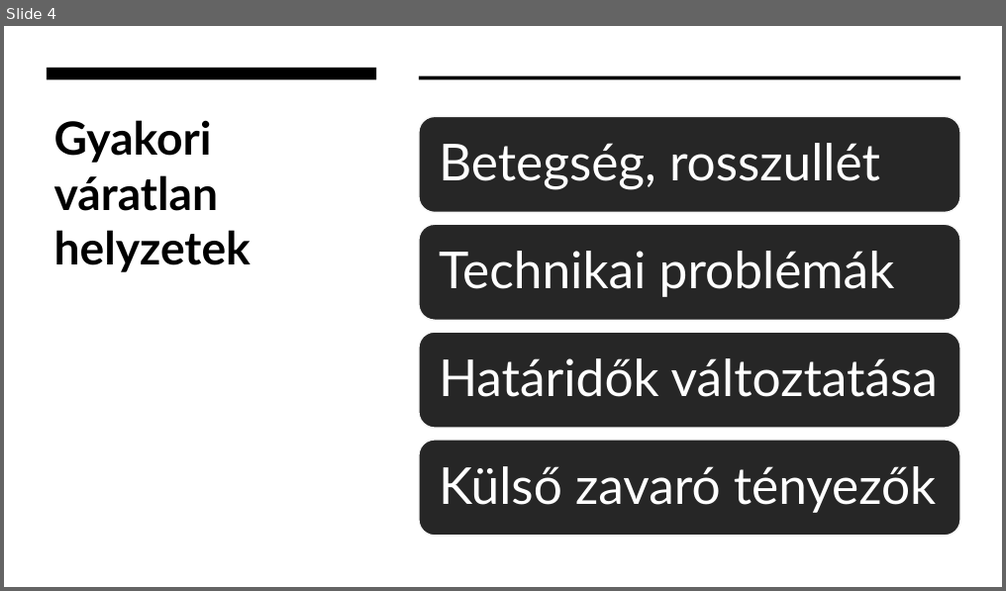
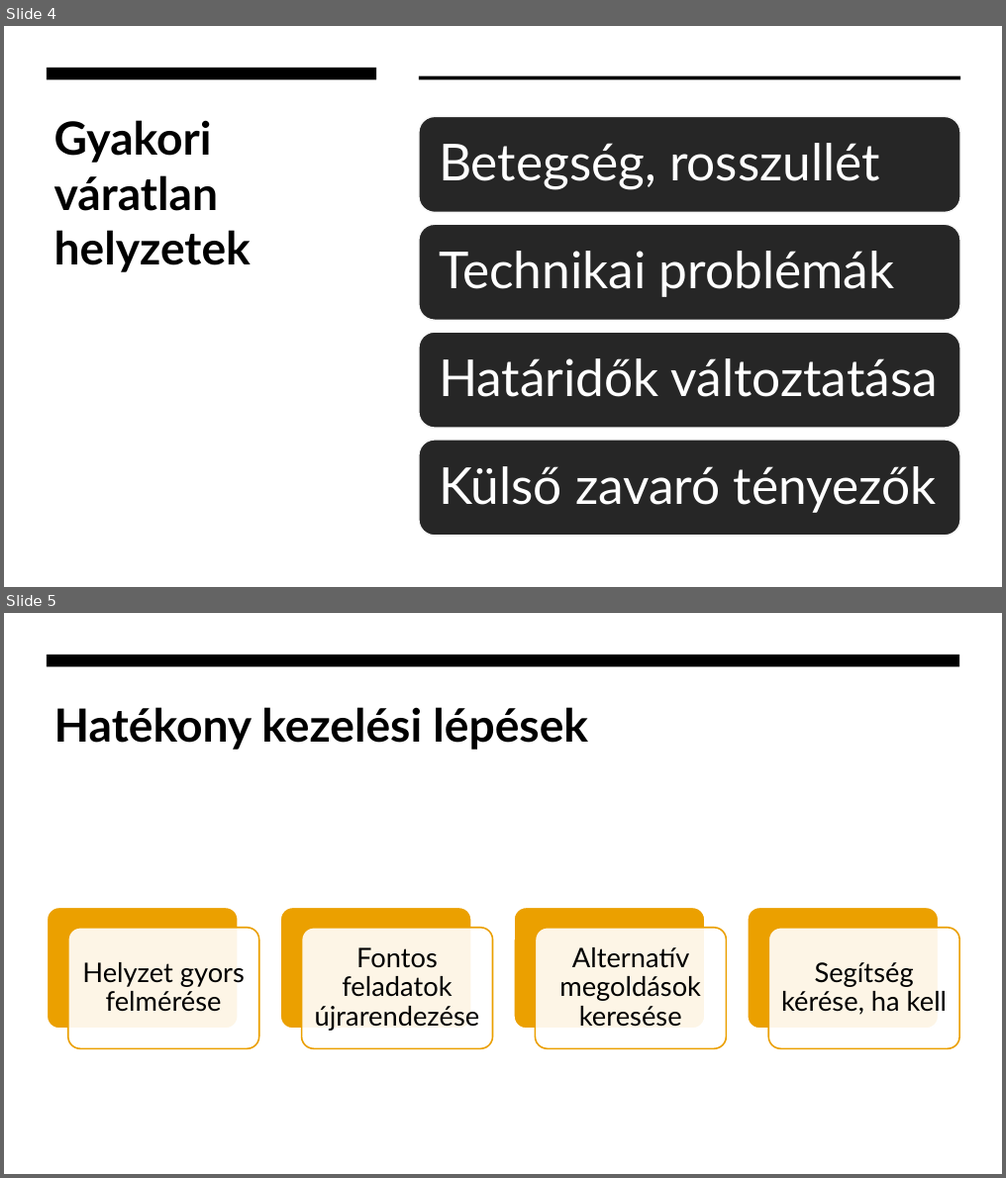
Before and after one commit to Maho-Yoshino/School_Notes, a slide deck: 2025-2026/IKT/varatlan_helyzet.pptx. Shown one above the other, each under a label of ours: slide 4 before the commit, slides 4 and 5 after it. The pictures are 1006x591 and 1006x1178 pixels, drawn with LibreOffice and Linux fonts; fonts in the diff are those of the drawing. Boxes give left, top, right and bottom in pixels: in the first picture for what was removed or moved away, otherwise in the second. Text is boxed around its words. In the diff, an @@ line names an element or a change of style, - is before the commit and + after.

```diff
--- a/2025-2026/IKT/varatlan_helyzet.pptx
+++ b/2025-2026/IKT/varatlan_helyzet.pptx
@@ slide 5 added at (x1=4, y1=613, x2=1002, y2=1174), background #FFFFFF @@
@@ rectangle added at (x1=4, y1=613, x2=1002, y2=1174), fill #FFFFFF @@
@@ rectangle added at (x1=47, y1=655, x2=960, y2=666), fill #000000 @@
@@ title added at (x1=54, y1=707, x2=588, y2=750), 44 pt, text #000000, bold @@
+Hatékony kezelési lépések
@@ group added at (x1=47, y1=907, x2=959, y2=1049): 8 rounded rectangles, 4 texts @@
+Helyzet gyors felmérése
+Fontos feladatok újrarendezése
+Alternatív megoldások keresése
+Segítség kérése, ha kell
```
Also in this commit, not shown: 3 other slides added, 1 slide removed, 9 other files.
